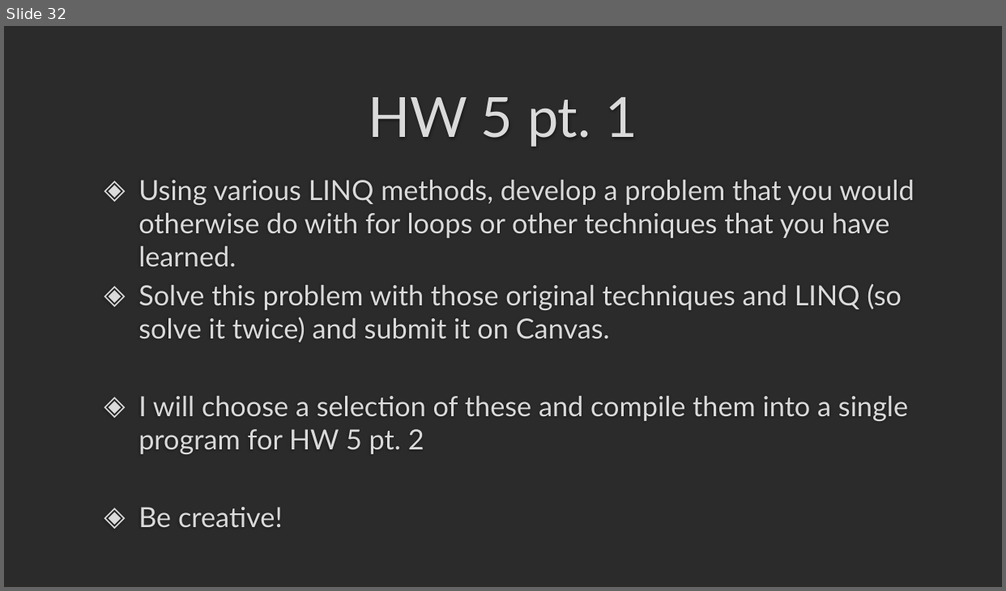
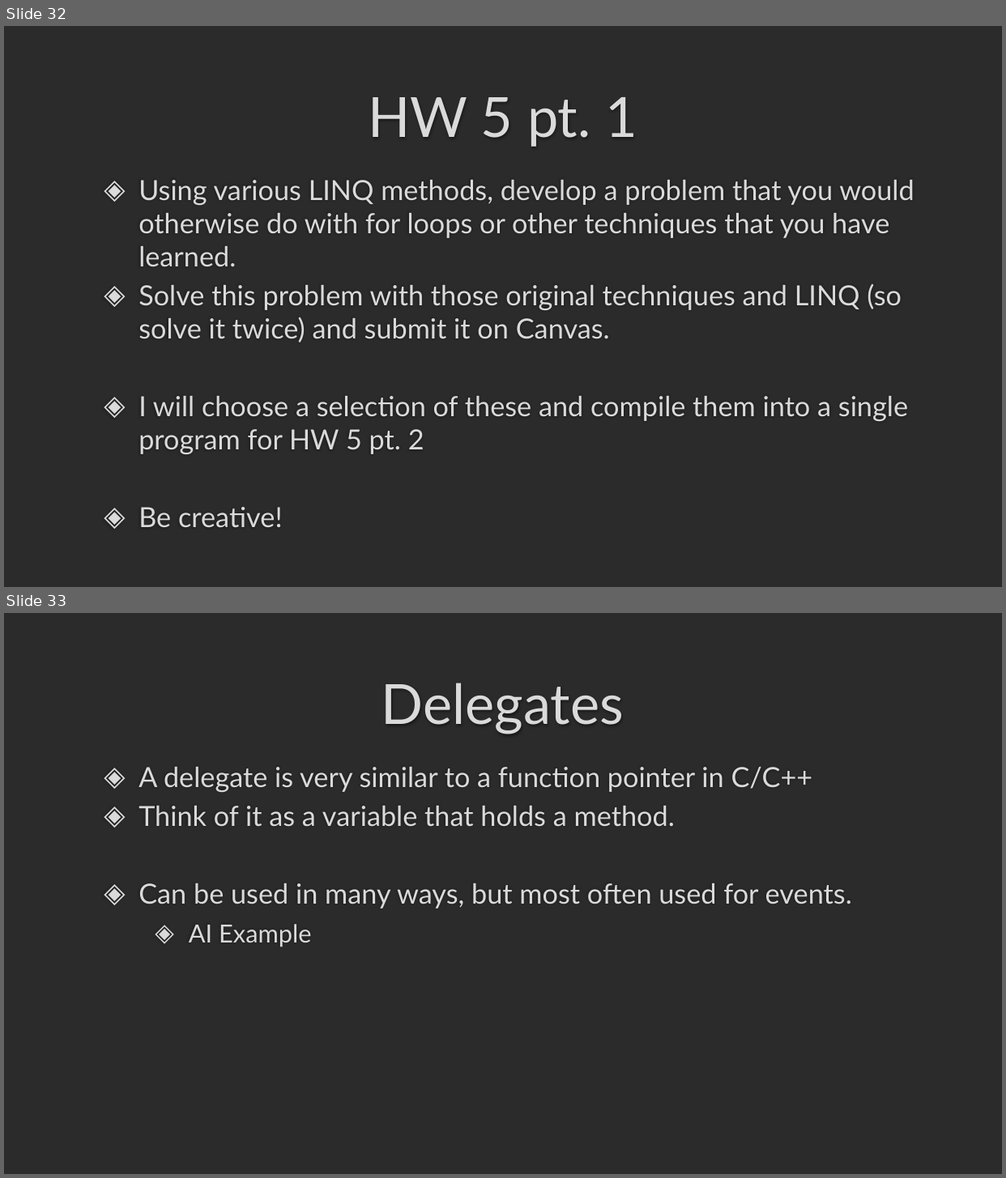
Before and after one commit to darrare/CS-3020, a slide deck: Documents/Powerpoints/5.0 LINQ and Lambda Expressions.pptx. Shown one above the other, each under a label of ours: slide 32 before the commit, slides 32 and 33 after it. The pictures are 1006x591 and 1006x1178 pixels, drawn with LibreOffice and Linux fonts; fonts in the diff are those of the drawing; background and template pictures are left out; a plain dark background stands for a picture behind light text. Boxes give left, top, right and bottom in pixels: in the first picture for what was removed or moved away, otherwise in the second. Text is boxed around its words. In the diff, an @@ line names an element or a change of style, - is before the commit and + after.

```diff
--- a/Documents/Powerpoints/5.0 LINQ and Lambda Expressions.pptx
+++ b/Documents/Powerpoints/5.0 LINQ and Lambda Expressions.pptx
@@ slide 33 added at <box>4,613,1002,1174</box>, background picture (left out) @@
@@ title added at <box>381,683,624,735</box>, 40 pt, text #DADADA @@
+Delegates
@@ text added at <box>138,767,852,948</box>, 20 pt, text #DADADA @@
+◈ A delegate is very similar to a function pointer in C/C++
+◈ Think of it as a variable that holds a method.
+◈ Can be used in many ways, but most often used for events.
+  ◈ AI Example
```
Also in this commit, not shown: 10 other slides added, 27 other files.
